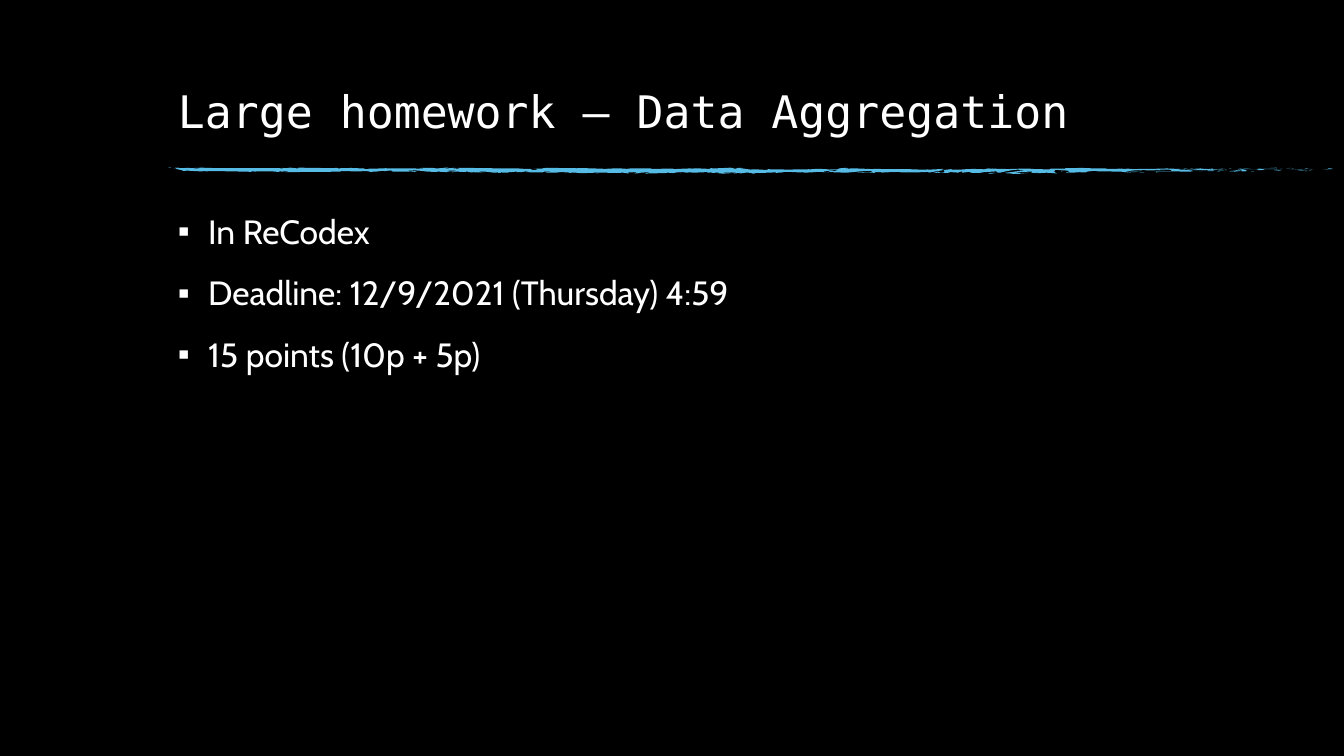
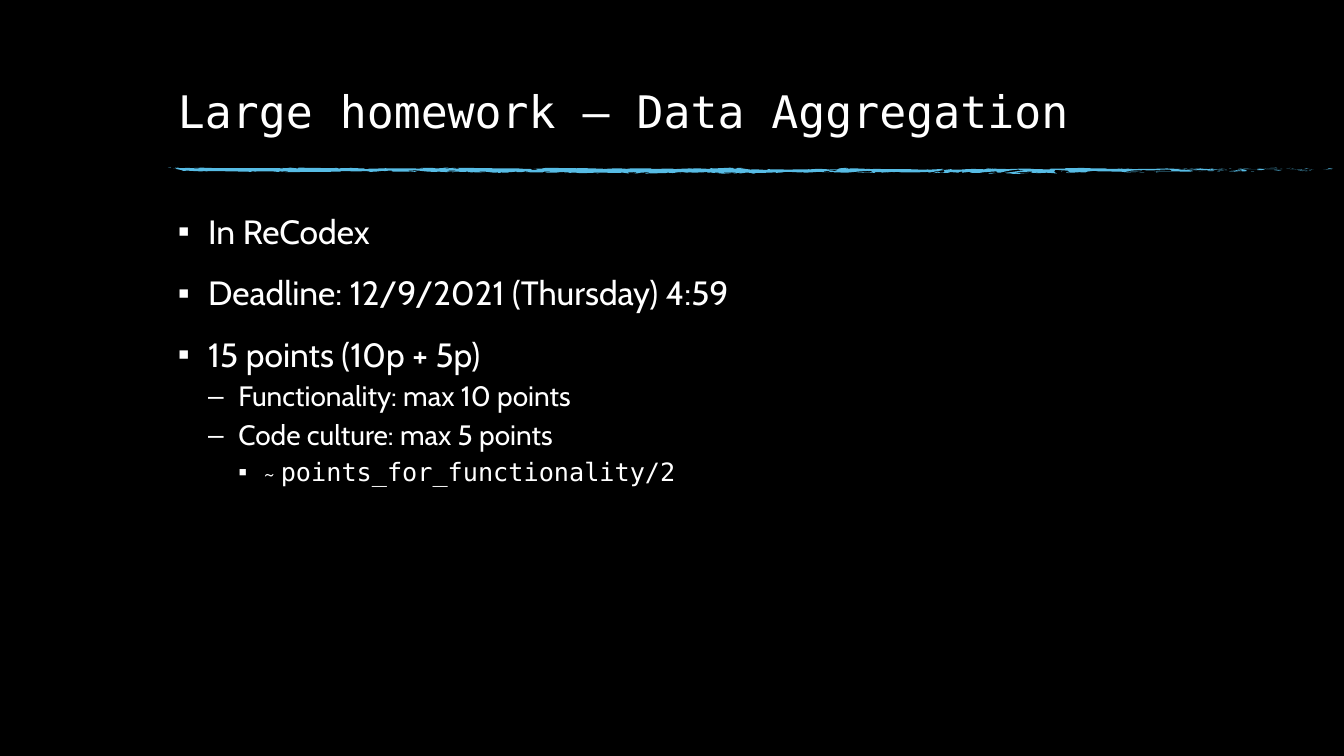
Before and after one commit to fan1x/fan1x.github.io, a slide deck: slide 4 of data/2021-22/cpp/ex07.pptx. Drawn at 1344x756 pixels with LibreOffice and Linux fonts; fonts in the diff are those of the drawing; background and template pictures are left out. Boxes give left, top, right and bottom in pixels: in the first picture for what was removed or moved away, otherwise in the second. Text is boxed around its words. In the diff, an @@ line names an element or a change of style, - is before the commit and + after.

Commit message:
[ex07] slides + webpage updates

```diff
--- a/data/2021-22/cpp/ex07.pptx
+++ b/data/2021-22/cpp/ex07.pptx
@@ text at box(238, 385, 676, 487): paragraphs added @@
+  – Functionality: max 10 points
+  – Code culture: max 5 points
+    ▪ ~ points_for_functionality/2
```
Also in this commit, not shown: 2 other files.
